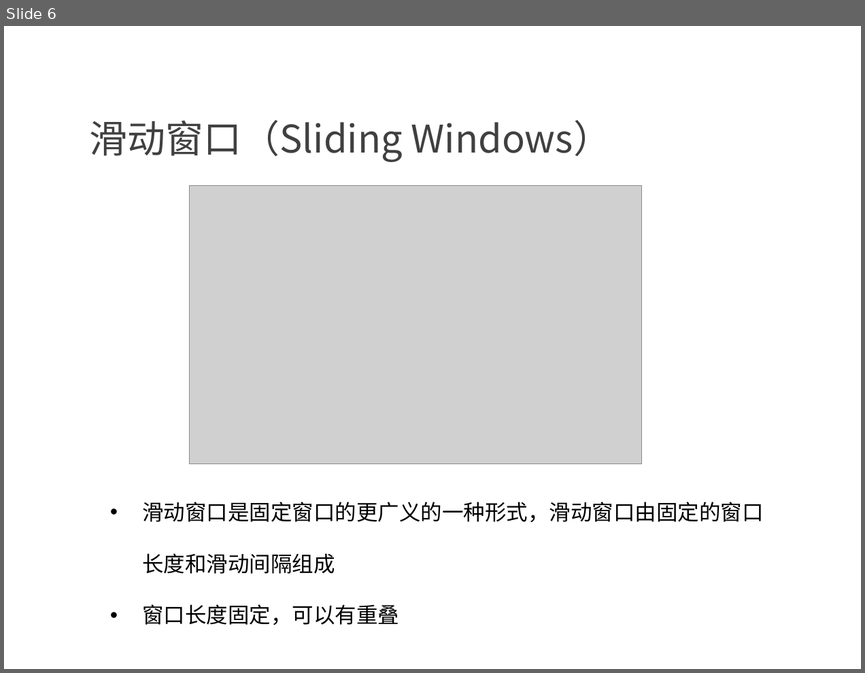
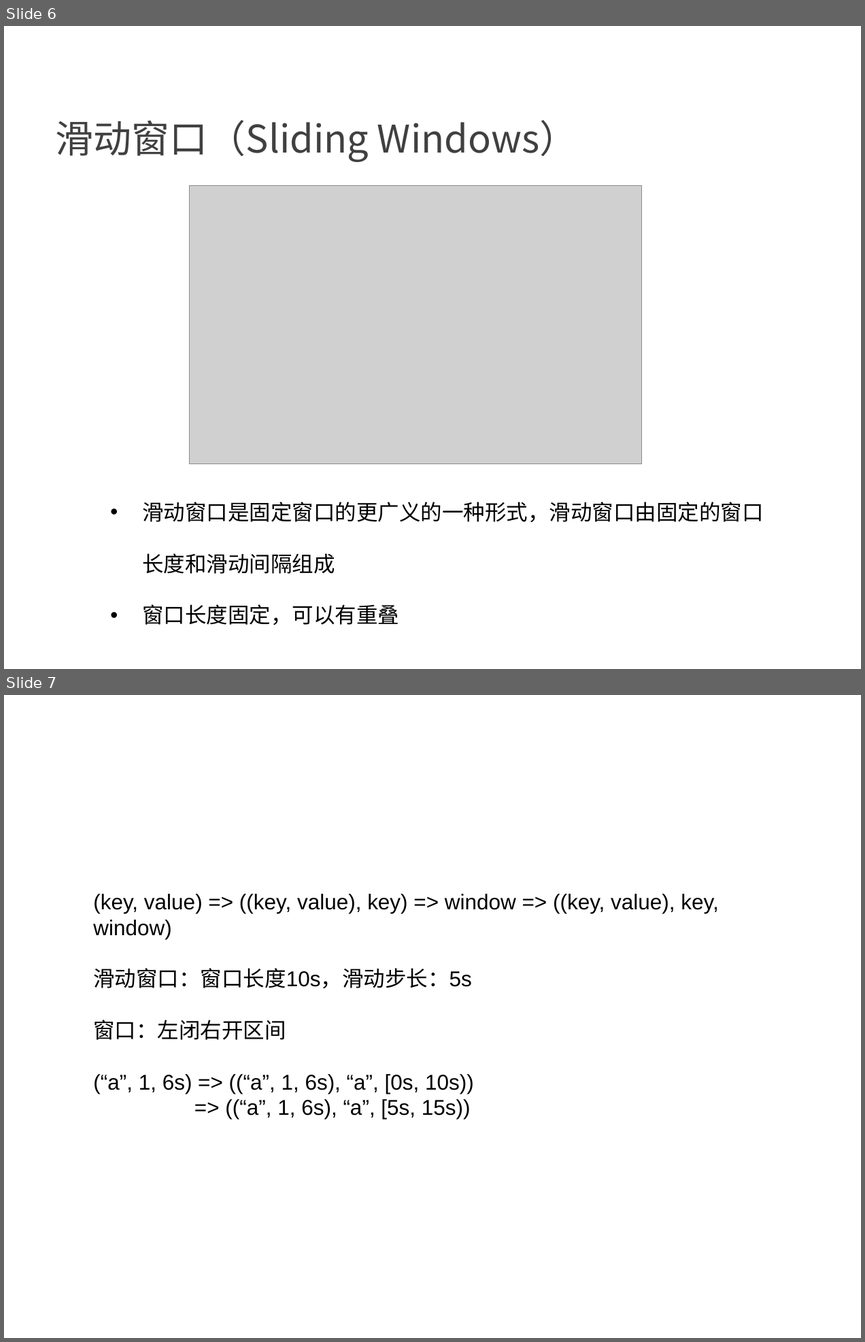
Before and after one commit to confucianzuoyuan/flink-tutorial, a slide deck: slides/3_Flink window API .pptx. Shown one above the other, each under a label of ours: slide 6 before the commit, slides 6 and 7 after it. The pictures are 865x673 and 865x1342 pixels, drawn with LibreOffice and Linux fonts; fonts in the diff are those of the drawing; grey boxes stand for pictures; background and template pictures are left out. Boxes give left, top, right and bottom in pixels: in the first picture for what was removed or moved away, otherwise in the second. Text is boxed around its words. In the diff, an @@ line names an element or a change of style, - is before the commit and + after.

```diff
--- a/slides/3_Flink window API .pptx
+++ b/slides/3_Flink window API .pptx
@@ slide 7 added at bbox=[4, 695, 861, 1338], background picture (left out) @@
@@ text added at bbox=[93, 894, 718, 1119], 18 pt, text #000000 @@
+(key, value) => ((key, value), key) => window => ((key, value), key, window)
+滑动窗口：窗口长度10s，滑动步长：5s
+窗口：左闭右开区间
+(“a”, 1, 6s) => ((“a”, 1, 6s), “a”, [0s, 10s))
+=> ((“a”, 1, 6s), “a”, [5s, 15s))
@@ slide 6 changed as well @@
@@ text "滑动窗口（Sliding Windows）" at bbox=[55, 120, 578, 162]: indent changed @@
```
Also in this commit, not shown: 13 other slides changed, 3 other files.
